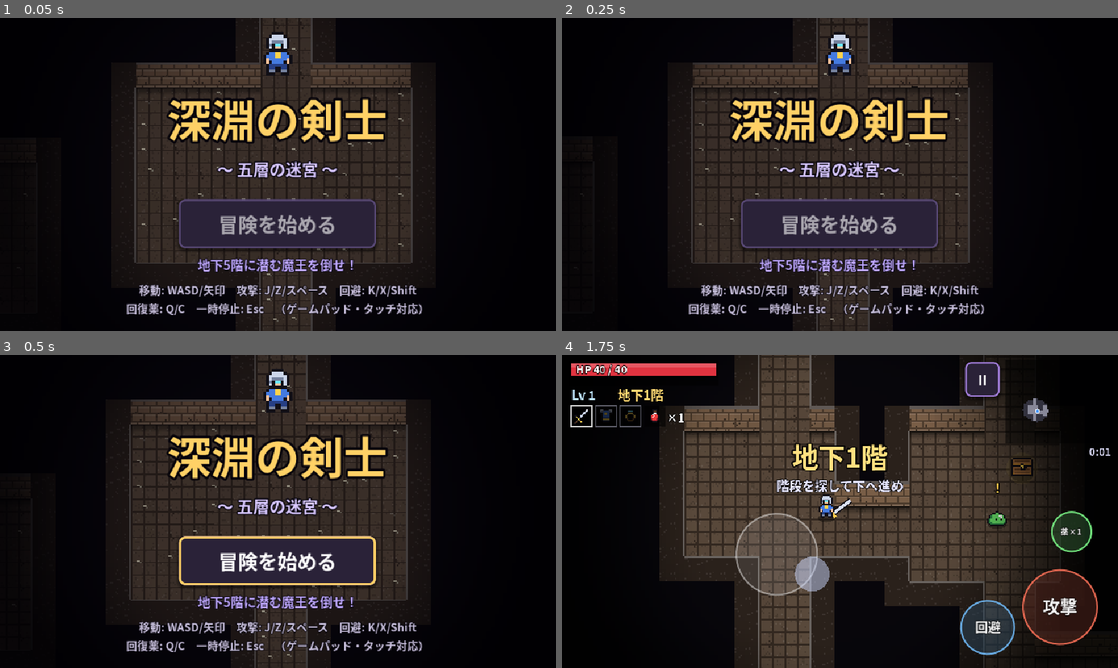
Above: before the commit, frames 1-4 (two rows, left to right).
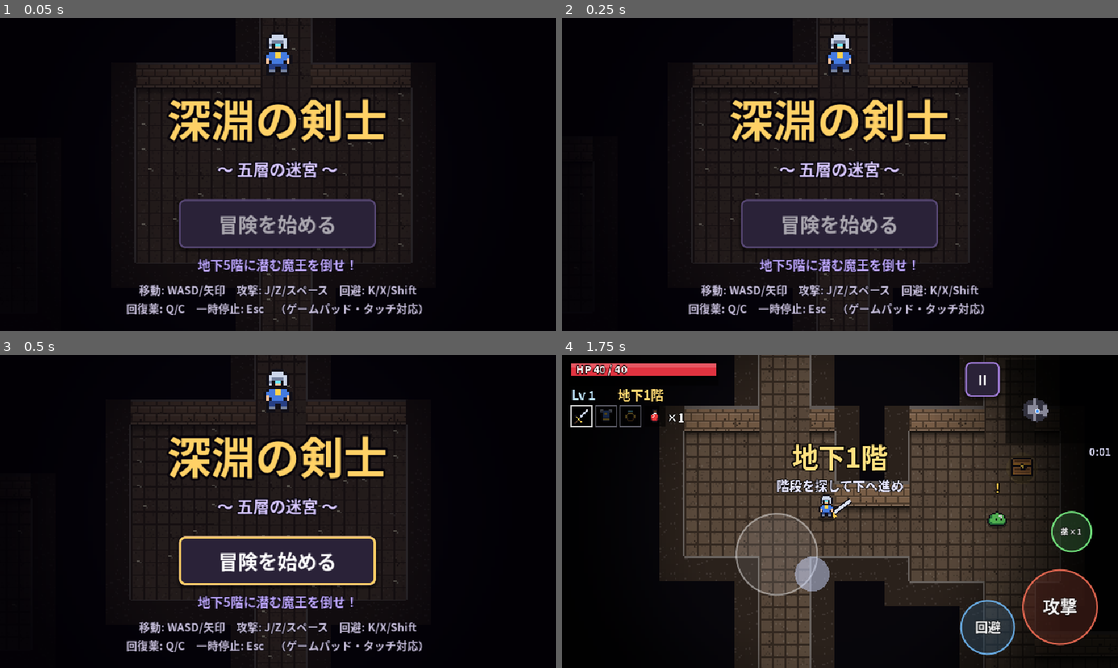
Above: after the commit, the same moments.

Repository: ferrarissound-design/dungeon-rogue
Game: Godot game, scene res://main.tscn
Two runs of this game, one before a commit and one after it. Both use one fixed random seed, a clock stepped at 60 frames per second and the inputs below.
Inputs (mouse positions are in pixels of both pictures, inside the frame that each line leads up to):
- Up to frame 1 (0.05 s): no input
- Up to frame 2 (0.25 s): no input
- Up to frame 3 (0.5 s): no input
- Up to frame 4 (1.75 s): tap Enter at 0.5 s; move the mouse to (962, 495) at 0.52 s; hold D (move_right) 0.53-1.25 s; tap Q (potion) at 0.6 s; click (962, 495) at 0.67 s; tap Space at 0.77 s; drag from (728, 527) to (812, 574) at 1.27 s

The runs differ from the first frame. In frame 1, 3.2% of the frame differs, in the area x 24-75%, y 0-100%; in frame 2, 3.1%; in frame 3, 3.1%; in frame 4, nothing differs.

Commit message:
強敵（エリート）とトゲ罠を追加、PCではタッチボタン非表示、タイトル背景の改善、Web自動テスト・動画撮影スクリプト、スクリーンショット

Diff:
--- a/scripts/enemy.gd
+++ b/scripts/enemy.gd
@@ -39,6 +39,17 @@
 var target := Vector2.ZERO
 var stagger := 0.0
 var last_pattern := ""
+var elite := false
+
+## 強敵（エリート）化: 体力・攻撃・経験値アップ、倒すと回復薬を必ず落とす
+func make_elite() -> void:
+	elite = true
+	maxhp *= 2.6
+	hp = maxhp
+	dmg *= 1.25
+	spd *= 1.1
+	r *= 1.2
+	xp *= 3
 
 func setup(kind: String, p: Vector2, floor_num: int) -> void:
 	type = kind
--- a/scripts/game.gd
+++ b/scripts/game.gd
@@ -17,6 +17,7 @@
 const MOVE_SPEED := 84.0
 const ROLL_SPEED := 240.0
 const MAX_POTIONS := 5
+const TRAP_CYCLE := 2.6
 
 var sfx
 var rng := RandomNumberGenerator.new()
@@ -72,6 +73,7 @@
 var after_t := 0.0
 
 var enemies: Array = []
+var traps: Array = []        # トゲ罠 {cell, pos, ph}
 var bullets: Array = []
 var chests: Array = []
 var pickups: Array = []
@@ -141,6 +143,7 @@
 	bullets.clear()
 	chests.clear()
 	pickups.clear()
+	traps.clear()
 	particles.clear()
 	texts.clear()
 	slashes.clear()
@@ -216,6 +219,8 @@
 				used.append(c)
 				var e = Enemy.new()
 				e.setup(_pick_weighted(wt), cell_center(c), floor_num)
+				if floor_num >= 2 and e.type != "bat" and rng.randf() < 0.05 + 0.02 * floor_num:
+					e.make_elite()
 				enemies.append(e)
 		# 宝箱
 		var rooms_idx := []
@@ -233,6 +238,23 @@
 		var c3: Vector2i = dun.random_cell_in(pr, used)
 		used.append(c3)
 		pickups.append({"kind": "potion", "pos": cell_center(c3), "t": 0.0})
+		# トゲ罠（地下2階から）: 床から周期的にトゲが出る。回避（ローリング）中は無敵で通り抜けられる
+		if floor_num >= 2:
+			rooms_idx.shuffle()
+			var ngroups := mini(1 + floor_num, rooms_idx.size())
+			for gi in ngroups:
+				var rr: Rect2i = dun.rooms[rooms_idx[gi]]
+				var base: Vector2i = dun.random_cell_in(rr, used)
+				var horiz := rng.randf() < 0.5
+				var ph := rng.randf() * TRAP_CYCLE
+				for k in rng.randi_range(2, 4):
+					var tc := base + (Vector2i(k, 0) if horiz else Vector2i(0, k))
+					if not dun.is_floor(tc) or used.has(tc) or not rr.has_point(tc):
+						break
+					used.append(tc)
+					traps.append({"cell": tc, "pos": cell_center(tc), "ph": ph + k * 0.12})
+					if astar != null:
+						astar.set_point_weight_scale(tc, 6.0)
 	else:
 		# ボス階: スタート部屋に良い宝箱と回復薬、ボス部屋にボス
 		var sr: Rect2i = dun.rooms[0]
@@ -429,6 +451,7 @@
 			start_floor(floor_num + 1)
 		return
 	_update_player(dt)
+	_update_traps()
 	flow_t -= dt
 	if flow_t <= 0.0:
 		flow_t = 0.25
@@ -618,6 +641,10 @@
 				burst(o.pos, Color(0.9, 0.9, 0.95), 10, 80.0)
 		bullets.clear()
 		return
+	if e.elite:
+		burst(e.pos, Color(1.0, 0.8, 0.3), 18, 110.0)
+		pickups.append({"kind": "potion", "pos": e.pos, "t": 0.0})
+		message.emit("強敵を倒した！", Color(1.0, 0.85, 0.3))
 	if not e.minion:
 		gain_xp(e.xp)
 		var r := randf()
@@ -625,6 +652,26 @@
 			pickups.append({"kind": "potion", "pos": e.pos, "t": 0.0})
 		elif r < 0.22:
 			pickups.append({"kind": "heart", "pos": e.pos, "t": 0.0})
+
+## 罠の状態: 0=引っ込み 1=予兆 2=トゲが出ている
+func trap_state(tr: Dictionary) -> int:
+	var c := fmod(time + tr["ph"], TRAP_CYCLE)
+	if c > 1.9:
+		return 2
+	if c > 1.45:
+		return 1
+	return 0
+
+func _update_traps() -> void:
+	if traps.is_empty() or not alive:
+		return
+	for tr in traps:
+		if trap_state(tr) != 2:
+			continue
+		var d: Vector2 = (ppos - tr["pos"]).abs()
+		if d.x < T * 0.5 - 2.0 and d.y < T * 0.5 - 2.0:
+			hurt_player(5.0 * (1.0 + 0.3 * (floor_num - 1)), tr["pos"])
+			break
 
 func hurt_player(amount: float, src: Vector2) -> void:
 	if not alive or iframes > 0.0 or trans_t > 0.0:
@@ -936,6 +983,25 @@
 			draw_rect(Rect2(r.position + Vector2(0, i * 4 + 3), Vector2(16, 1)), Color(0.1, 0.1, 0.12))
 		var gl := 0.5 + 0.5 * sin(time * 3.0)
 		draw_rect(r.grow(2 + gl * 2), Color(0.4, 1.0, 0.6, 0.25 + gl * 0.25), false, 1.0)
+	# トゲ罠
+	for tr in traps:
+		if not vr.has_point(tr["pos"]):
+			continue
+		var tp: Vector2 = tr["pos"] - Vector2(7, 7)
+		draw_rect(Rect2(tp, Vector2(14, 14)), Color(0.12, 0.1, 0.13))
+		draw_rect(Rect2(tp, Vector2(14, 14)), Color(0.3, 0.27, 0.3), false, 1.0)
+		var ts := trap_state(tr)
+		for iy in 3:
+			for ix in 3:
+				var hp2: Vector2 = tp + Vector2(2.5 + ix * 4.5, 3.0 + iy * 4.5)
+				if ts == 0:
+					draw_rect(Rect2(hp2 - Vector2(1, 0), Vector2(2, 1.5)), Color(0.03, 0.03, 0.04))
+				else:
+					var hgt := 2.0 if ts == 1 else 5.0
+					var col := Color(0.6, 0.6, 0.65) if ts == 1 else Color(0.9, 0.9, 0.95)
+					draw_colored_polygon(PackedVector2Array([hp2 + Vector2(-1.5, 1.5), hp2 + Vector2(1.5, 1.5), hp2 + Vector2(0, 1.5 - hgt)]), col)
+		if ts == 2:
+			draw_rect(Rect2(tp, Vector2(14, 14)), Color(1.0, 0.3, 0.25, 0.18))
 	# 予告線など
 	for e in enemies:
 		if e.dead or not vr.has_point(e.pos):
@@ -1091,13 +1157,21 @@
 	var sc := 1.0
 	if e.spawn_t > 0.0:
 		mod.a = 1.0 - e.spawn_t / 0.5
+	if e.elite:
+		sc = 1.3
+		var pr := 0.5 + 0.5 * sin(e.anim * 5.0)
+		draw_set_transform(p + Vector2(0, 4), 0.0, Vector2(1.0, 0.45))
+		draw_circle(Vector2.ZERO, 11.0 + pr * 2.0, Color(1.0, 0.75, 0.2, 0.22 + 0.15 * pr))
+		draw_arc(Vector2.ZERO, 11.0 + pr * 2.0, 0.0, TAU, 24, Color(1.0, 0.85, 0.35, 0.7), 1.0)
+		draw_set_transform(Vector2.ZERO)
+		mod = mod * Color(1.0, 0.92, 0.75)
 	match e.type:
 		"slime":
 			var cyc := fmod(e.anim, 0.9)
 			var hop := sin(clampf(cyc / 0.45, 0.0, 1.0) * PI) * 4.0 if e.aggro else 0.0
 			_shadow(p + Vector2(0, 4), 6.0)
 			var sq := 1.0 + sin(e.anim * 6.0) * 0.06
-			draw_set_transform(p + Vector2(0, 5 - hop), 0.0, Vector2((1.0 / sq) * (-1.0 if flip else 1.0), sq))
+			draw_set_transform(p + Vector2(0, 5 - hop), 0.0, Vector2((1.0 / sq) * (-1.0 if flip else 1.0), sq) * sc)
 			draw_texture(Art.white("slime") if e.flash > 0.0 else Art.tex("slime"), Vector2(-8, -16), mod)
 			draw_set_transform(Vector2.ZERO)
 			return
@@ -1124,10 +1198,11 @@
 		draw_circle(p + Vector2(0, -4), 8.0 + sin(e.t * 20.0) * 1.5, Color(0.7, 0.3, 1.0, 0.3))
 	var bob: float = absf(sin(e.anim * 8.0)) * 1.0 if e.mv.length() > 5.0 else 0.0
 	_spr(e.tex, p + Vector2(0, 5 - bob) + off, flip, e.flash > 0.0, mod, sc)
-	if e.hp < e.maxhp and e.type != "boss":
-		var w := 12.0
-		draw_rect(Rect2(p + Vector2(-w * 0.5, -15), Vector2(w, 2)), Color(0, 0, 0, 0.7))
-		draw_rect(Rect2(p + Vector2(-w * 0.5, -15), Vector2(w * e.hp / e.maxhp, 2)), Color(0.95, 0.3, 0.3))
+	if (e.hp < e.maxhp or e.elite) and e.type != "boss":
+		var w := 18.0 if e.elite else 12.0
+		var hy := -20.0 if e.elite else -15.0
+		draw_rect(Rect2(p + Vector2(-w * 0.5, hy), Vector2(w, 2)), Color(0, 0, 0, 0.7))
+		draw_rect(Rect2(p + Vector2(-w * 0.5, hy), Vector2(w * e.hp / e.maxhp, 2)), Color(1.0, 0.75, 0.2) if e.elite else Color(0.95, 0.3, 0.3))
 
 func _draw_boss(e) -> void:
 	var p: Vector2 = e.pos
--- a/scripts/main.gd
+++ b/scripts/main.gd
@@ -170,6 +170,7 @@
 	game.new_run(randi())
 	game.fade = 0.0
 	game.hide_player = true
+	game.queue_redraw()
 	var best := "最速クリア: %s（クリア %d回）" % [_fmt_time(best_time), clears] if best_time > 0.0 else "地下5階に潜む魔王を倒せ！"
 	ui.show_title(best)
 	ui.set_controls_hint(touch_mode)
--- a/scripts/ui.gd
+++ b/scripts/ui.gd
@@ -181,7 +181,7 @@
 
 # ---------- 画面構築 ----------
 func _build_title() -> void:
-	var o := _overlay(0.35, false)
+	var o := _overlay(0.62, false)
 	title_layer = o[0]
 	var vb: VBoxContainer = o[1]
 	vb.add_theme_constant_override("separation", 12)
Not shown, changed: export_presets.cfg
Not shown, added: fonts/LICENSE-NotoSansCJK.txt
Binary file changed: fonts/NotoSansJP-Bold-subset.otf
Not shown, added: screenshots/.gdignore
Binary file added: screenshots/boss2.png
Binary file added: screenshots/end_clear.png
Binary file added: screenshots/end_gameover.png
Binary file added: screenshots/floor2.png
Binary file added: screenshots/floor3.png
Binary file added: screenshots/floor4.png
Binary file added: screenshots/item.png
Binary file added: screenshots/levelup.png
(and 5 more such lines)
